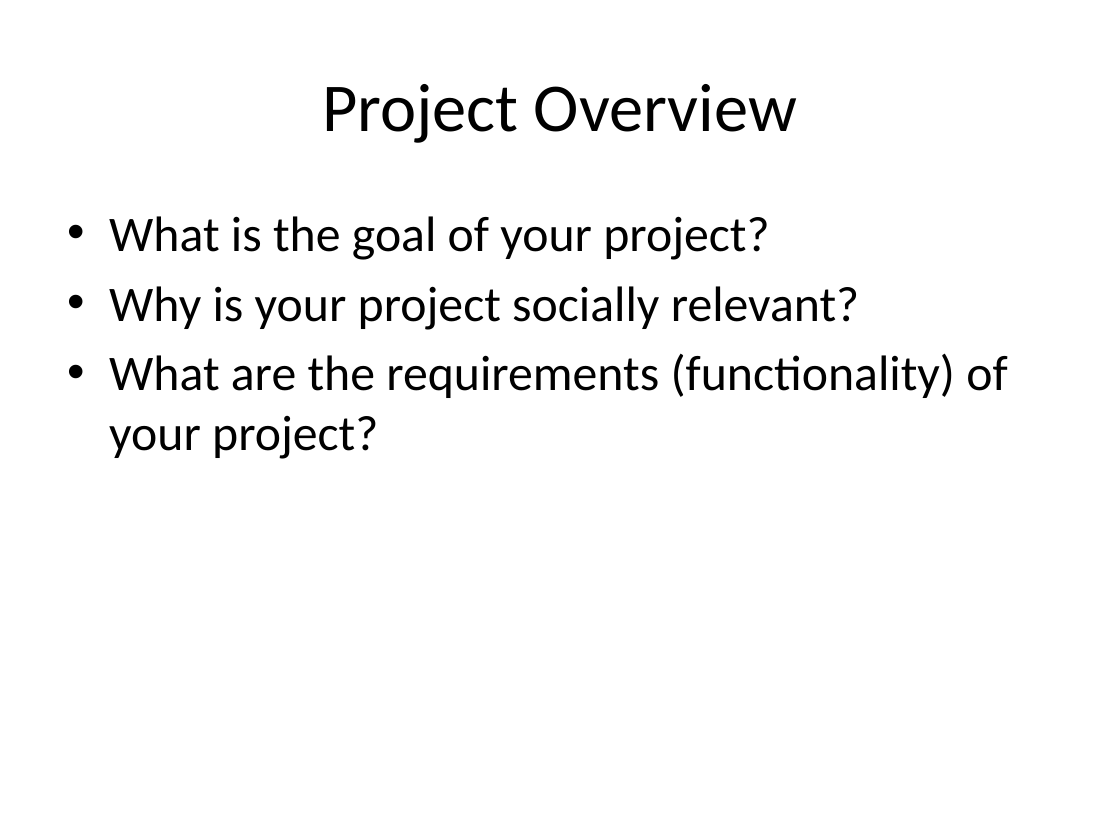
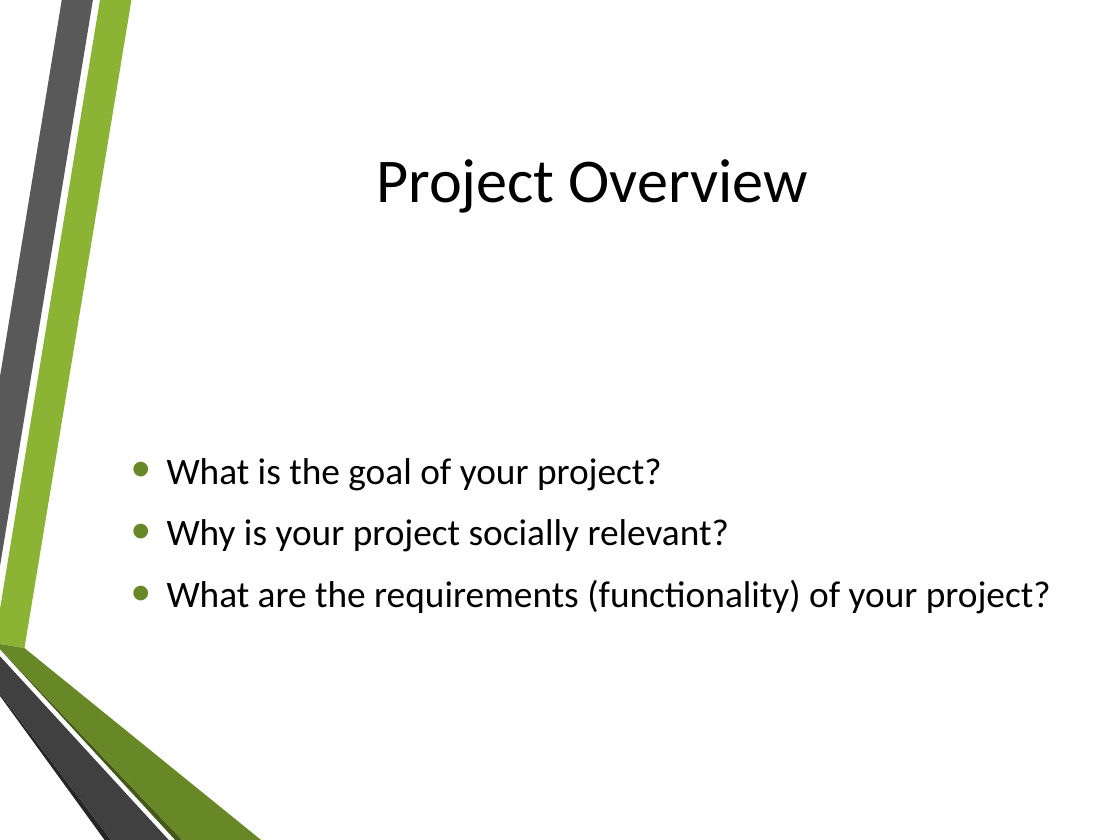
Before and after one commit to clampett/recycling-aid, a slide deck: slide 2 of Recycling Aid Presentation.pptx. Drawn at 1120x840 pixels with LibreOffice and Linux fonts; fonts in the diff are those of the drawing; background and template pictures are left out. Boxes give left, top, right and bottom in pixels: in the first picture for what was removed or moved away, otherwise in the second. Text is boxed around its words. In the diff, an @@ line names an element or a change of style, - is before the commit and + after.

Commit message:
Added cool colors to Loader & started powerpoint

```diff
--- a/Recycling Aid Presentation.pptx
+++ b/Recycling Aid Presentation.pptx
@@ title "Project Overview" moved from (x1=322, y1=84, x2=797, y2=143) to (x1=376, y1=159, x2=808, y2=213) @@
@@ title "Project Overview" at (x1=376, y1=159, x2=808, y2=213): size 44 to 40 pt @@
@@ text "What is the goal of ..." moved from (x1=109, y1=216, x2=1007, y2=459) to (x1=167, y1=458, x2=1051, y2=614) @@
@@ text "What is the goal of ..." at (x1=167, y1=458, x2=1051, y2=614): size 32 to 24 pt; indent changed; more space between paragraphs; vertical alignment top to middle @@
@@ group added at (x1=0, y1=0, x2=261, y2=840): 6 freeform shapes @@
```
Also in this commit, not shown: 13 other slides changed, 4 other files.
